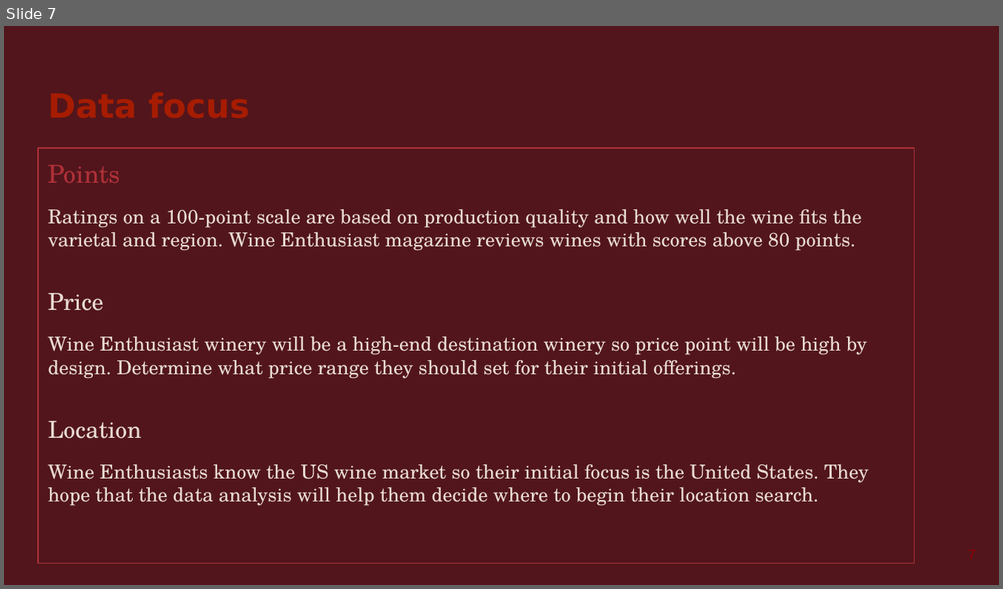
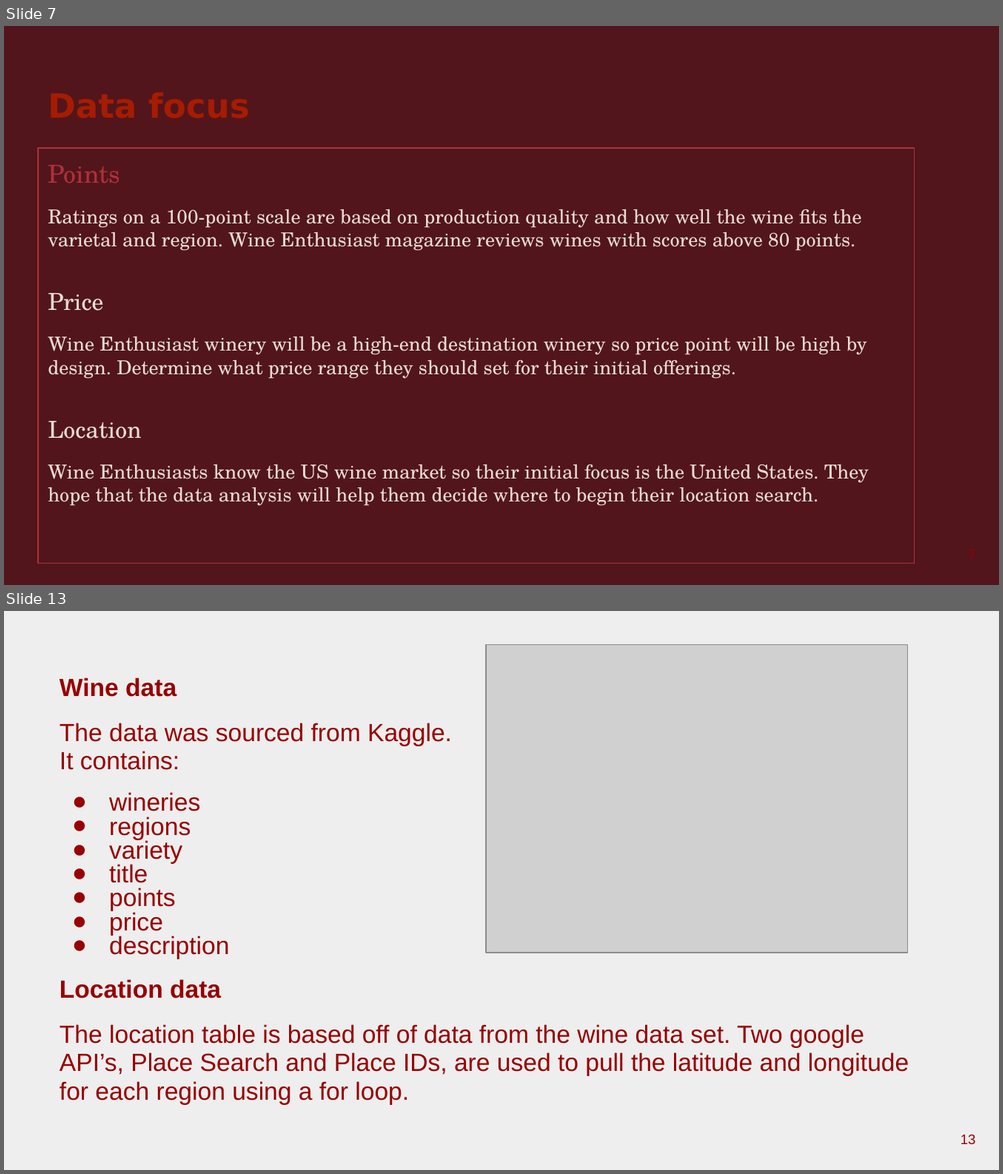
Before and after one commit to rkaysen63/Wine_Enthusiasts, a slide deck: Delia/WineEnthusiasts_d2.pptx. Shown one above the other, each under a label of ours: slide 7 before the commit, slides 7 and 13 after it; the slides between them are not shown. The pictures are 1003x589 and 1003x1174 pixels, drawn with LibreOffice and Linux fonts; fonts in the diff are those of the drawing; grey boxes stand for pictures. Boxes give left, top, right and bottom in pixels: in the first picture for what was removed or moved away, otherwise in the second. Text is boxed around its words. In the diff, an @@ line names an element or a change of style, - is before the commit and + after.

```diff
--- a/Delia/WineEnthusiasts_d2.pptx
+++ b/Delia/WineEnthusiasts_d2.pptx
@@ slide 13 added at bbox=[4, 611, 999, 1170], background #EEEEEE @@
@@ picture added at bbox=[485, 645, 907, 953] @@
@@ text added at bbox=[60, 678, 908, 1105], 18 pt, text #980000 @@
+Wine data
+The data was sourced from Kaggle.
+It contains:
+● wineries
+● regions
+● variety
+● title
+● points
+● price
+● description
+Location data
+The location table is based off of data from the wine data set. Two google API’s, Place Search and Place IDs, are used to pull the latitude and longitude for each region using a for loop.
@@ page number added at bbox=[960, 1135, 976, 1145], 10 pt, text #980000 @@
+13
```
Also in this commit, not shown: 8 slides changed, 3 other slides added.
